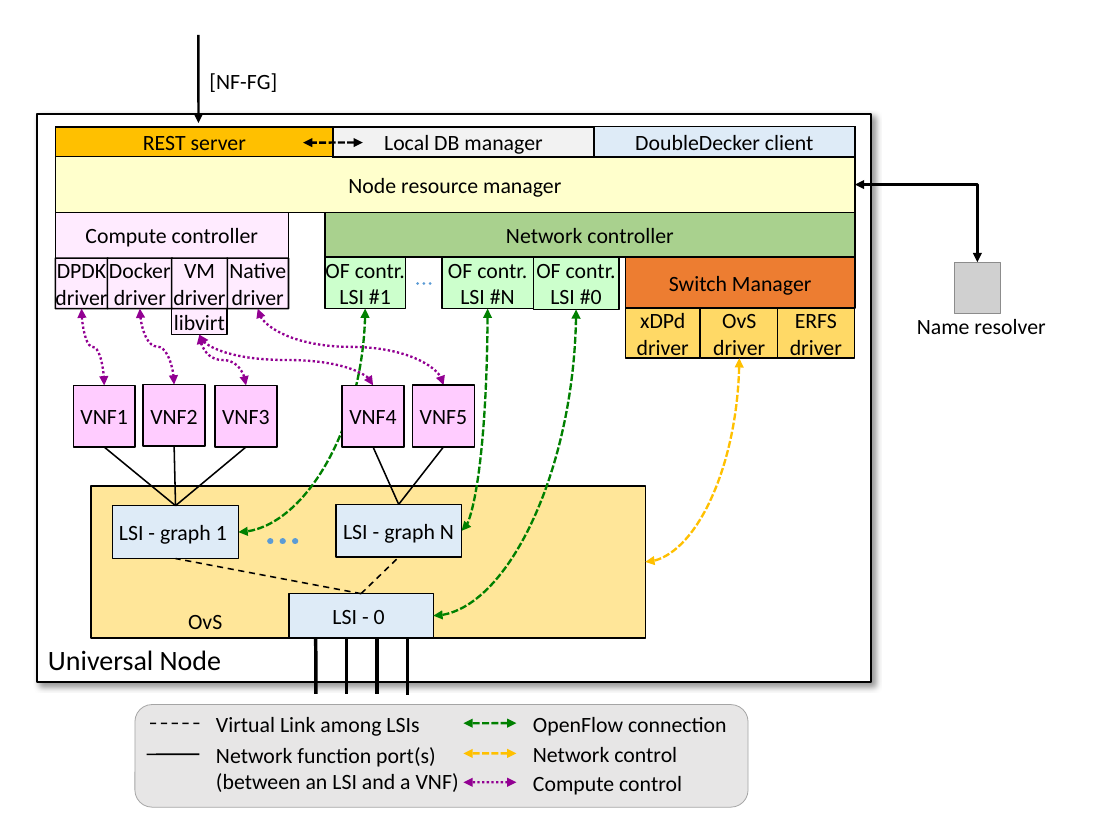
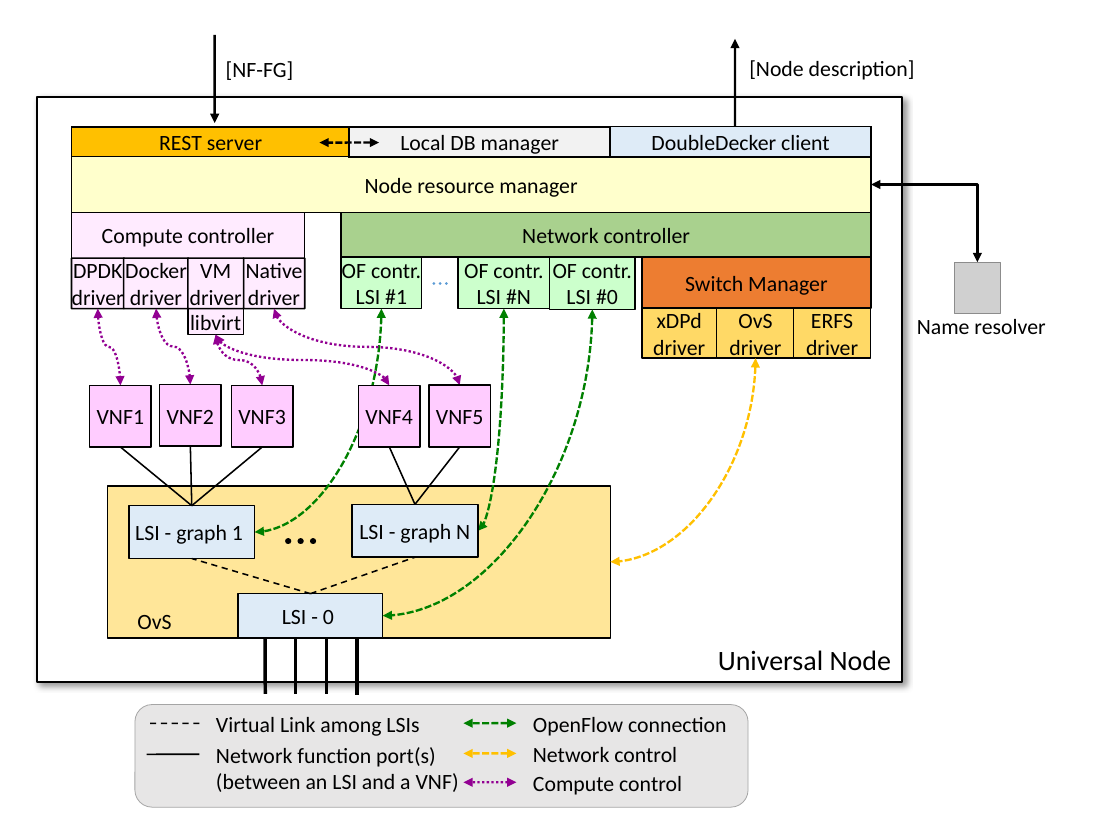
Before and after one commit to wfailla/un-orchestrator, a slide deck: slide 1 of images/Pictures.pptx. Drawn at 1120x840 pixels with LibreOffice and Linux fonts; fonts in the diff are those of the drawing; grey boxes stand for pictures. Boxes give left, top, right and bottom in pixels: in the first picture for what was removed or moved away, otherwise in the second. Text is boxed around its words. In the diff, an @@ line names an element or a change of style, - is before the commit and + after.

```diff
--- a/images/Pictures.pptx
+++ b/images/Pictures.pptx
@@ text "[NF-FG]": place and size @@
-text "[NF-FG]" at box(209, 73, 277, 92)
+text "[NF-FG]" at box(226, 61, 294, 80)
@@ arrow added from (735, 127) to (735, 39), #000000 1.5 pt @@
@@ text added at box(749, 60, 915, 80), 14 pt, text #000000 @@
+[Node description]
@@ rectangle "Universal Node": place and size @@
-rectangle "Universal Node" at box(37, 114, 871, 682)
+rectangle "Universal Node" at box(37, 96, 902, 682)
@@ rectangle "Universal Node" at box(37, 96, 902, 682): alignment left to right @@
@@ elbow double arrow moved from (978, 262) - (855, 185) to (978, 262) - (871, 185) @@
@@ curved double arrow moved from (576, 309) - (433, 616) to (592, 309) - (383, 616) @@
@@ curved double arrow moved from (739, 358) - (645, 562) to (756, 358) - (610, 562) @@
@@ 25 rectangles, 7 curved double arrows, 6 lines, 1 double arrow, 1 arrow: place and size @@
-25 rectangles, 7 curved double arrows, 6 lines, 1 double arrow, 1 arrow at box(55, 35, 856, 559)
+25 rectangles, 7 curved double arrows, 6 lines, 1 double arrow, 1 arrow at box(72, 35, 871, 559)
@@ rounded rectangle: place and size @@
-rounded rectangle at box(91, 486, 645, 638)
+rounded rectangle at box(108, 486, 610, 638)
@@ line moved from (361, 594) - (176, 559) to (310, 594) - (192, 559) @@
@@ line moved from (270, 541) - (297, 541) to (288, 541) - (315, 541) @@
@@ line (288, 541) - (315, 541): stroke #5B9BD5 4 pt dashed to #000000 4 pt dashed @@
@@ line moved from (361, 594) - (399, 558) to (310, 594) - (416, 558) @@
@@ 4 lines, 1 rectangle, 1 text: place and size @@
-4 lines, 1 rectangle, 1 text at box(188, 594, 433, 694)
+4 lines, 1 rectangle, 1 text at box(137, 594, 383, 694)
```
Also in this commit, not shown: 1 other file.
